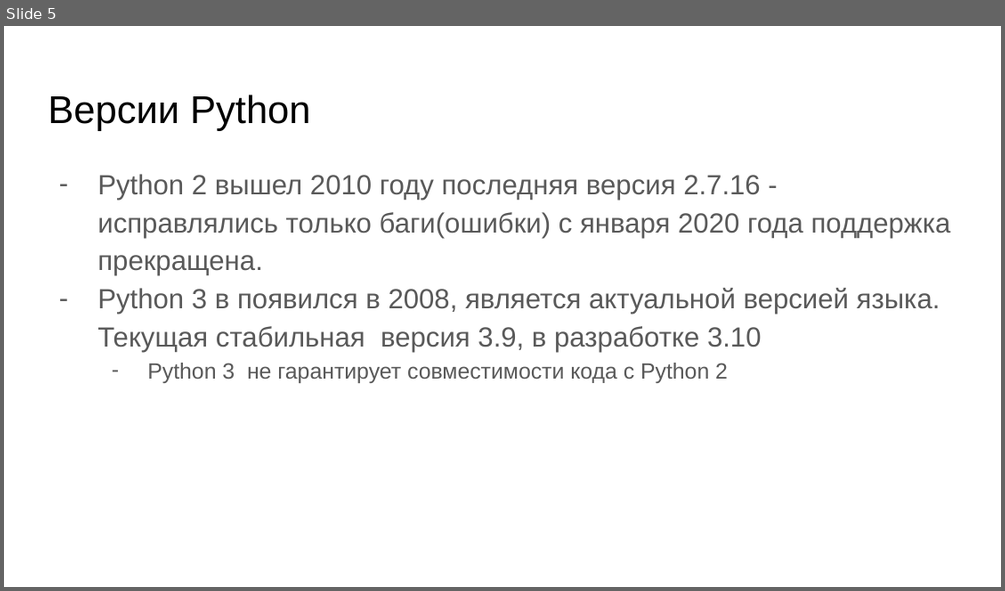
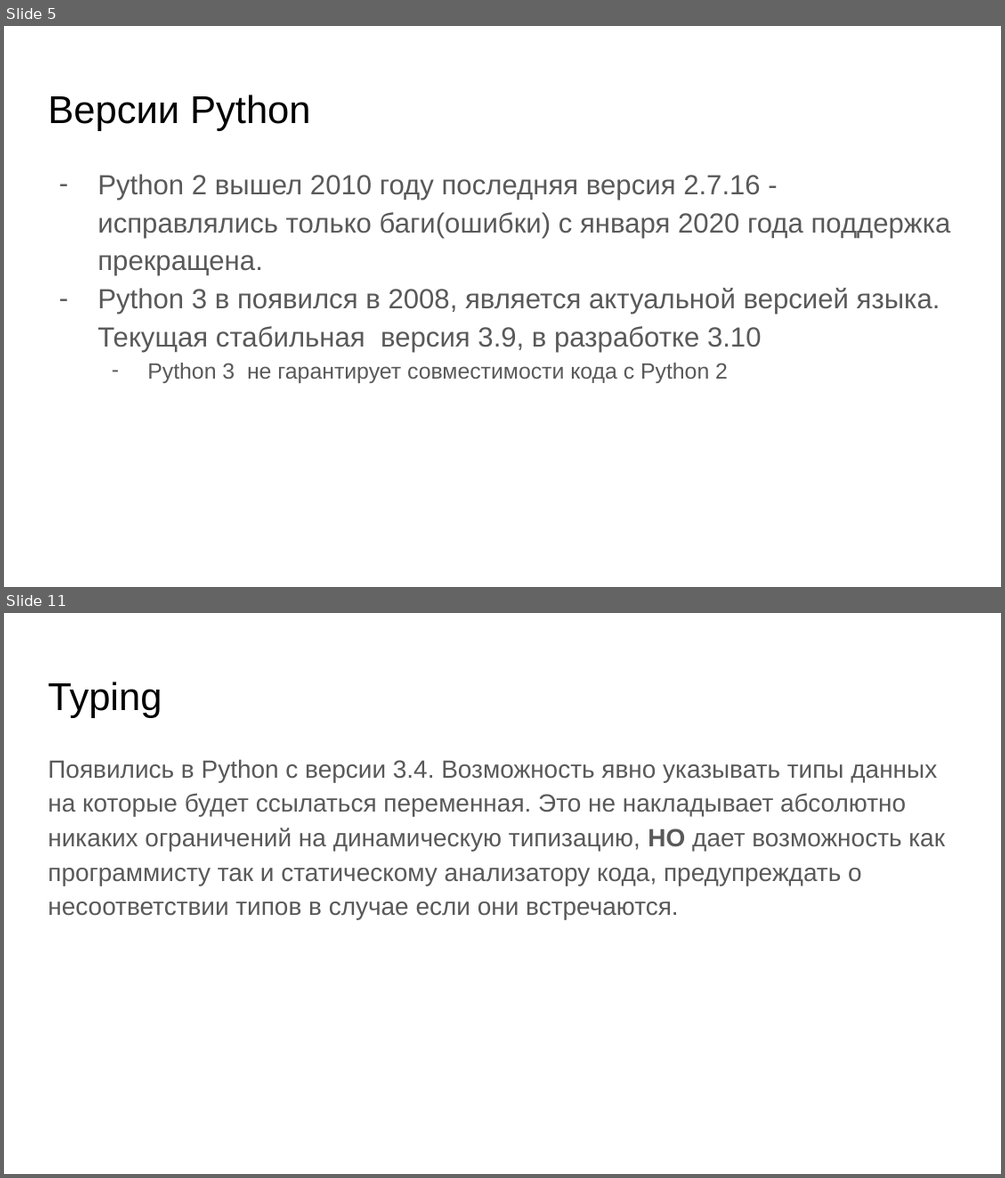
Before and after one commit to skhayrulin/python_course, a slide deck: lecture/Lecture12.pptx. Shown one above the other, each under a label of ours: slide 5 before the commit, slides 5 and 11 after it; the slides between them are not shown. The pictures are 1005x591 and 1005x1178 pixels, drawn with LibreOffice and Linux fonts; fonts in the diff are those of the drawing. Boxes give left, top, right and bottom in pixels: in the first picture for what was removed or moved away, otherwise in the second. Text is boxed around its words. In the diff, an @@ line names an element or a change of style, - is before the commit and + after.

```diff
--- a/lecture/Lecture12.pptx
+++ b/lecture/Lecture12.pptx
@@ slide 11 added at (4,613,1001,1174), background #FFFFFF @@
@@ title added at (48,682,162,718), 28 pt, text #000000 @@
+Typing
@@ text added at (48,759,945,920), 18 pt, text #595959 @@
+Появились в Python с версии 3.4. Возможность явно указывать типы данных на которые будет ссылаться переменная. Это не накладывает абсолютно никаких ограничений на динамическую типизацию, НО дает возможность как программисту так и статическому анализатору кода, предупреждать о несоответствии типов в случае если они встречаются.
```
Also in this commit, not shown: 32 other slides added, 14 slides removed, 8 other files.
